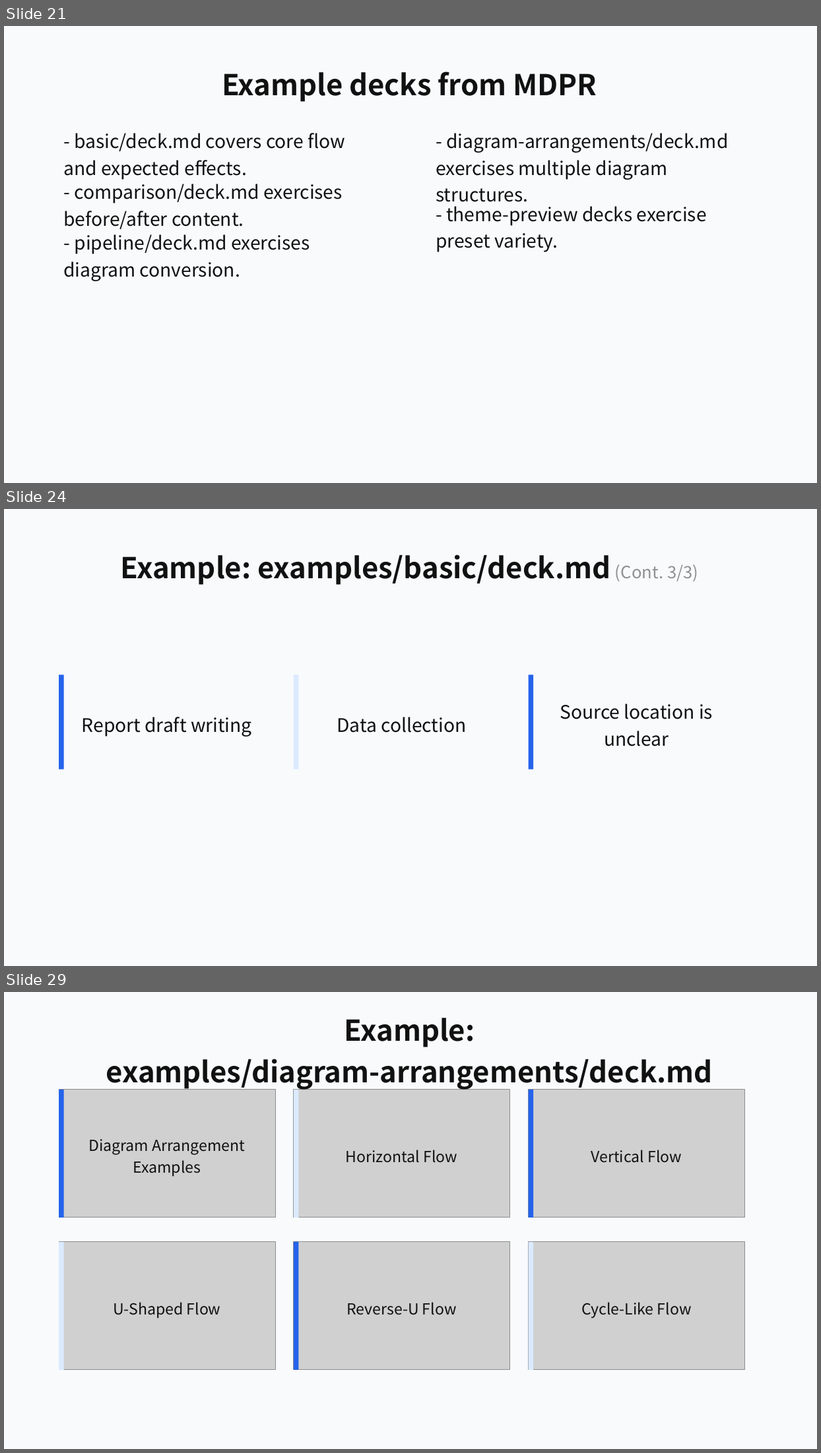
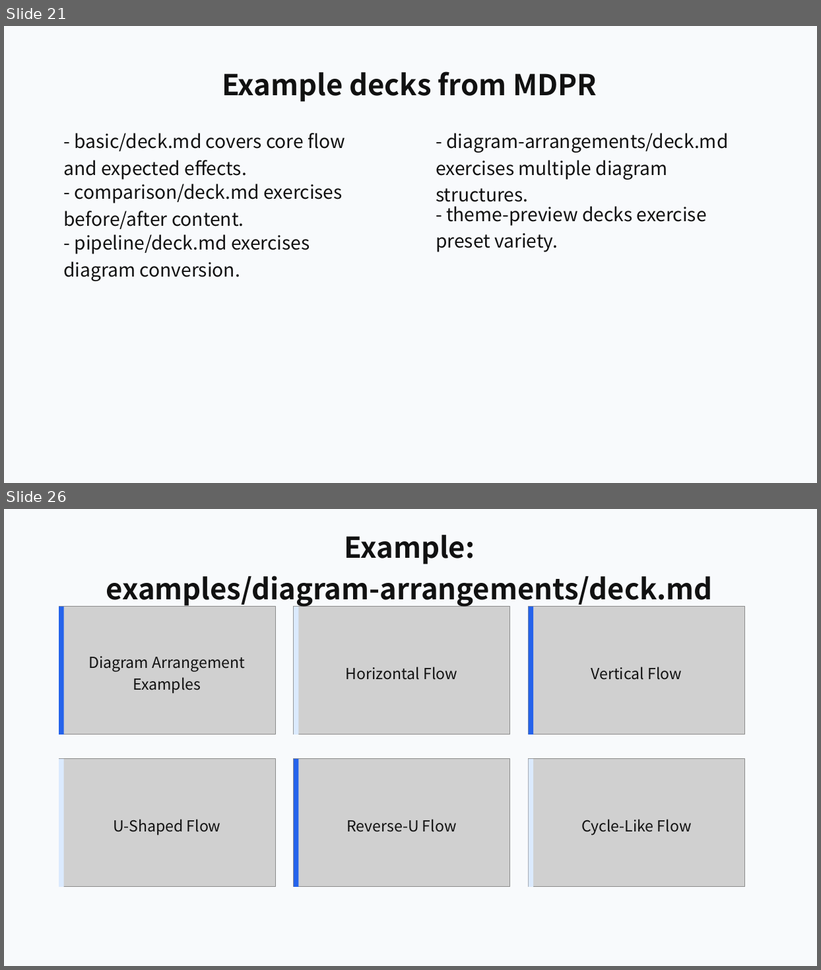
Before and after one commit to ch040602/mdpr-skill, a slide deck: artifacts/mdpr-vs-skill/mdpr-baseline-result.pptx. Shown one above the other, each under a label of ours: slides 21, 24 and 29 before the commit, slides 21 and 26 after it; the slides between them are not shown. The pictures are 821x1453 and 821x970 pixels, drawn with LibreOffice and Linux fonts; fonts in the diff are those of the drawing; grey boxes stand for pictures. Boxes give left, top, right and bottom in pixels: in the first picture for what was removed or moved away, otherwise in the second. Text is boxed around its words. In the diff, an @@ line names an element or a change of style, - is before the commit and + after.

```diff
--- a/artifacts/mdpr-vs-skill/mdpr-baseline-result.pptx
+++ b/artifacts/mdpr-vs-skill/mdpr-baseline-result.pptx
@@ slide 24 removed at [4, 509, 817, 966], background #F8FAFC @@
@@ text removed at [120, 555, 698, 585] @@
-Example: examples/basic/deck.md (Cont. 3/3)
@@ rectangle removed at [59, 675, 64, 770] @@
@@ rectangle removed at [294, 675, 298, 770] @@
@@ rectangle removed at [529, 675, 533, 770] @@
@@ text removed at [560, 704, 713, 747] @@
-Source location is unclear
@@ text removed at [82, 717, 252, 737] @@
-Report draft writing
@@ text removed at [337, 717, 466, 733] @@
-Data collection
@@ what was slide 29 is now slide 26 @@
```
Also in this commit, not shown: 7 slides changed, 1 slide added, 3 other slides removed, 12 other files.
